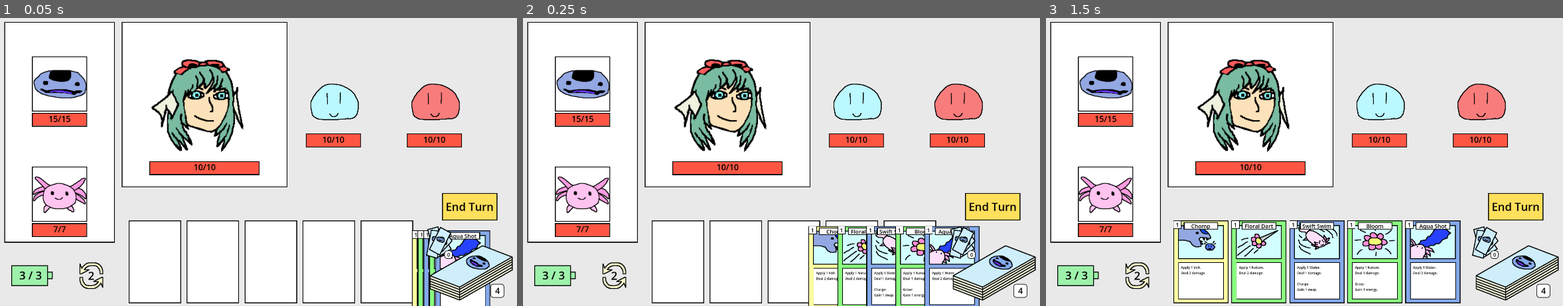
Above: before the commit, frames 1-3 (left to right).
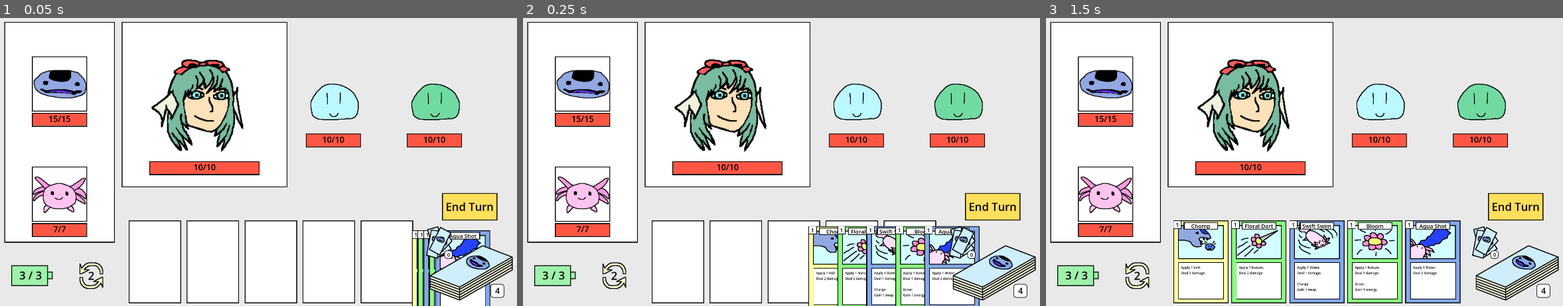
Above: after the commit, the same moments.

Repository: Joraffe/jobine-godot-game
Game: Godot game, scene res://scenes/battle/Battle.tscn
The game is run twice, just before and just after one commit, with the same random seed, the same clock (stepped at 60 frames per second) and the same inputs.
Inputs (mouse positions are in pixels of both pictures, inside the frame that each line leads up to):
- Up to frame 1 (0.05 s): no input
- Up to frame 2 (0.25 s): no input
- Up to frame 3 (1.5 s): move the mouse to (1201, 262) at 0.52 s; click (1201, 262) at 0.67 s; tap Enter at 1.25 s; move the mouse to (1257, 262) at 1.27 s; click (1257, 262) at 1.42 s

The runs differ from the first frame. In frame 1, 0.9% of the frame differs, in the area x 79-89%, y 23-36%; in frame 2, 0.9%; in frame 3, 0.9%.

Commit message:
[follow-up] Fix effect resolution chain for more than 1 combo happening

Diff:
--- a/scenes/battle/scripts/battle_data.gd
+++ b/scenes/battle/scripts/battle_data.gd
@@ -52,11 +52,11 @@
 	var battle_enemies : Array[Enemy] = []
 	var enemy_seed_data : Dictionary = seed_data[SeedData.ENEMIES]
 
-#	for i in range(2):
-#		var rand_enemy_name = Enemy.get_random_enemy_machine_name()
-#		battle_enemies.append(Enemy.create(enemy_seed_data[rand_enemy_name]))
-	battle_enemies.append(Enemy.create(enemy_seed_data["ice_slime"]))
-	battle_enemies.append(Enemy.create(enemy_seed_data["fire_slime"]))
+	for i in range(2):
+		var rand_enemy_name = Enemy.get_random_enemy_machine_name()
+		battle_enemies.append(Enemy.create(enemy_seed_data[rand_enemy_name]))
+#	battle_enemies.append(Enemy.create(enemy_seed_data["ice_slime"]))
+#	battle_enemies.append(Enemy.create(enemy_seed_data["water_slime"]))
 
 	return battle_enemies
 
--- a/scenes/battle_arena_enemies/scripts/battle_arena_enemies.gd
+++ b/scenes/battle_arena_enemies/scripts/battle_arena_enemies.gd
@@ -13,8 +13,9 @@
 var current_card_primary_target_instance_id : int
 
 var current_combiner : Combiner
-var current_combo_instance_id : int
-var current_combo_target_instance_id : int
+
+var current_combos : Array[int]
+var current_combo_targets : Array[int]
 
 var current_combo_bonus_instance_id : int
 
@@ -107,8 +108,9 @@
 
 	self.set("current_combiner", combiner)
 	var combo : Combo = combiner.current_combo
-	self.set("current_combo_instance_id", combo.get_instance_id())
-	self.set("current_combo_target_instance_id", primary_target_instance_id)
+	var current_combo_instance_id : int = combo.get_instance_id()
+	self.current_combos.append(current_combo_instance_id)
+	self.current_combo_targets.append(primary_target_instance_id)
 	self.set(
 		"enemies_targeter",
 		Targeter.new(
@@ -124,7 +126,7 @@
 		all_combo_effects += target_combo_effects
 
 	self.emit_effects_enqueued(
-		self.current_combo_instance_id,
+		current_combo_instance_id,
 		primary_target_instance_id,
 		all_combo_effects
 	)
@@ -161,12 +163,31 @@
 	self.emit_next_effect_queued(primary_target_instance_id)
 
 func _on_effects_finished(effector_instance_id : int) -> void:
-	if self.current_combo_instance_id != effector_instance_id:
-		return
+	if effector_instance_id not in self.current_combos:
+		return
+
+	var combo_index : int
+	var remaining_current_combos : Array[int] = []
+	for i in self.current_combos.size():
+		var instance_id : int = self.current_combos[i]
+		if not instance_id == effector_instance_id:
+			remaining_current_combos.append(instance_id)
+		elif instance_id == effector_instance_id:
+			combo_index = i
+	self.set("current_combos", remaining_current_combos)
+
+	var combo_target_instance_id : int
+	var remaining_combo_targets : Array[int] = []
+	for i in self.current_combo_targets.size():
+		if i != combo_index:
+			remaining_combo_targets.append(self.current_combo_targets[i])
+		elif i == combo_index:
+			combo_target_instance_id = self.current_combo_targets[i]
+	self.set("current_combo_targets", remaining_combo_targets)
 
 	BattleRadio.emit_signal(
 		BattleRadio.COMBO_CHECK_DEFERRED,
-		self.current_combo_target_instance_id
+		combo_target_instance_id
 	)
 
 func _on_entity_fainted(instance_id : int) -> void:
--- a/scenes/battle_arena_party/scripts/battle_arena_party.gd
+++ b/scenes/battle_arena_party/scripts/battle_arena_party.gd
@@ -11,8 +11,8 @@
 var party_targeter : Targeter
 var current_combiner : Combiner
 
-var current_combo_instance_id : int
-var current_combo_target_instance_id : int
+var current_combos : Array[int]
+var current_combo_targets : Array[int]
 var current_combo_bonus_instance_id : int
 
 
@@ -70,8 +70,9 @@
 
 	self.set("current_combiner", combiner)
 	var combo : Combo = combiner.current_combo
-	self.set("current_combo_instance_id", combo.get_instance_id())
-	self.set("current_combo_target_instance_id", primary_target_instance_id)
+	var current_combo_instance_id : int = combo.get_instance_id()
+	self.current_combos.append(current_combo_instance_id)
+	self.current_combo_targets.append(primary_target_instance_id)
 	self.set(
 		"party_targeter",
 		Targeter.new(
@@ -88,7 +89,7 @@
 		all_combo_effects += target_combo_effects
 
 	self.emit_effects_enqueued(
-		self.current_combo_instance_id,
+		current_combo_instance_id,
 		primary_target_instance_id,
 		all_combo_effects
 	)
@@ -125,12 +126,31 @@
 	self.emit_next_effect_queued(primary_target_instance_id)
 
 func _on_effects_finished(effector_instance_id : int) -> void:
-	if self.current_combo_instance_id != effector_instance_id:
-		return
+	if effector_instance_id not in self.current_combos:
+		return
+
+	var combo_index : int
+	var remaining_current_combos : Array[int] = []
+	for i in self.current_combos.size():
+		var instance_id : int = self.current_combos[i]
+		if not instance_id == effector_instance_id:
+			remaining_current_combos.append(instance_id)
+		elif instance_id == effector_instance_id:
+			combo_index = i
+	self.set("current_combos", remaining_current_combos)
+
+	var combo_target_instance_id : int
+	var remaining_combo_targets : Array[int] = []
+	for i in self.current_combo_targets.size():
+		if i != combo_index:
+			remaining_combo_targets.append(self.current_combo_targets[i])
+		elif i == combo_index:
+			combo_target_instance_id = self.current_combo_targets[i]
+	self.set("current_combo_targets", remaining_combo_targets)
 
 	BattleRadio.emit_signal(
 		BattleRadio.COMBO_CHECK_DEFERRED,
-		self.current_combo_target_instance_id
+		combo_target_instance_id
 	)
 
 func _on_self_non_targeting_combo_bonus_applied(combo_bonus : ComboBonus) -> void:
